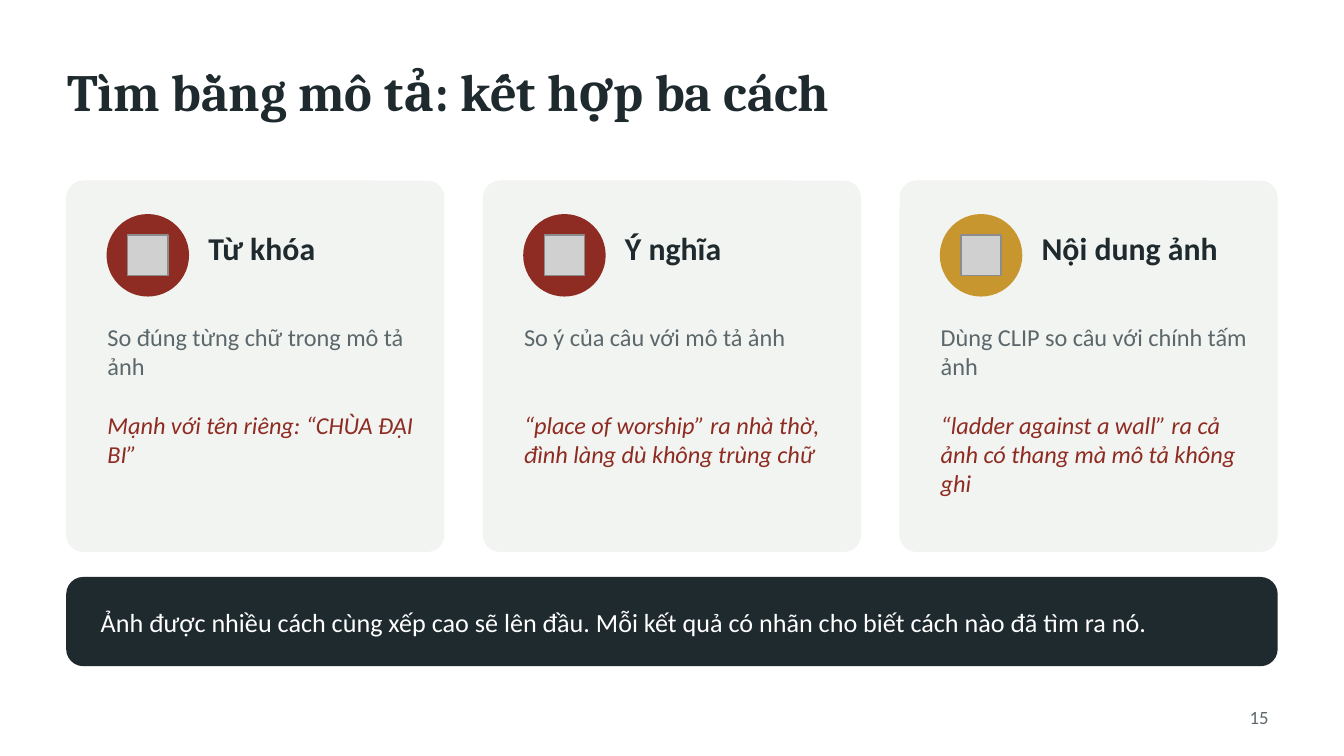
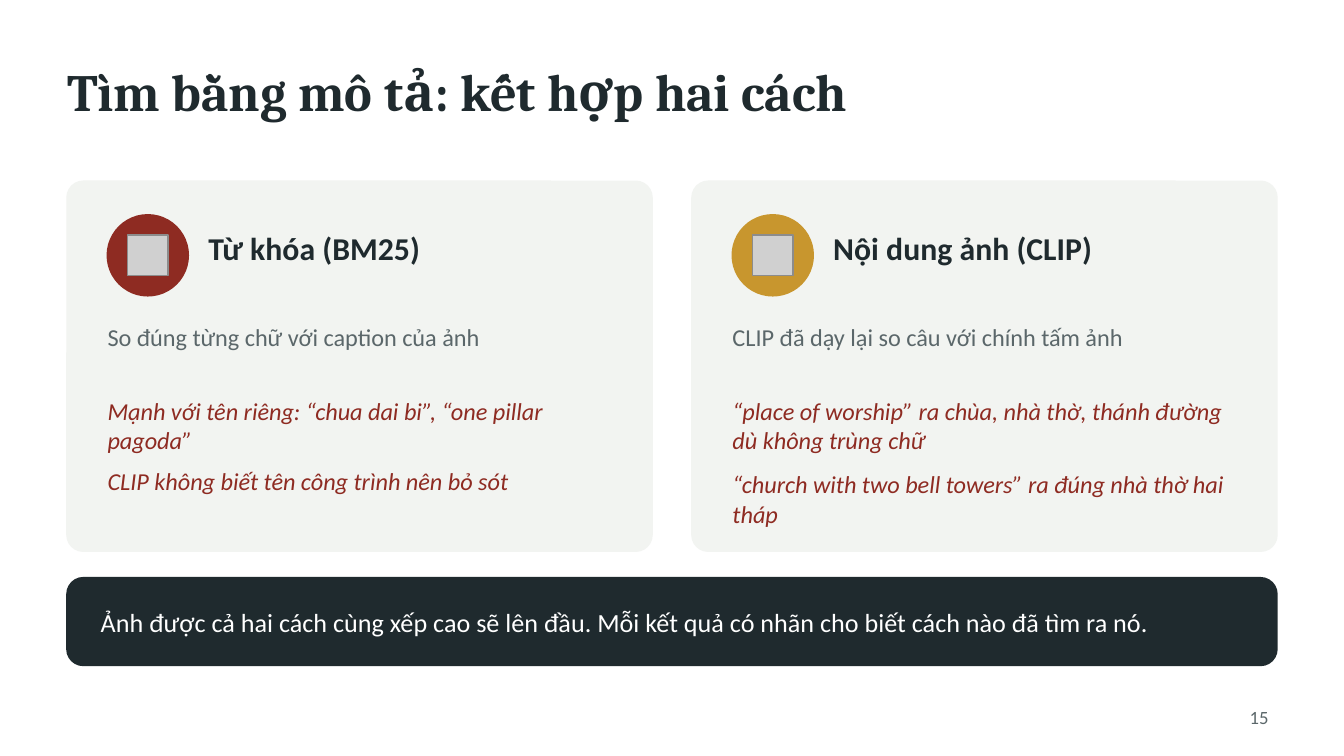
Before and after one commit to DuyLuanVo/KIS-AAI-DM-Master, a slide deck: slide 15 of reports/ThuyetTrinh_KIS_CLIP.pptx. Drawn at 1344x756 pixels with LibreOffice and Linux fonts; fonts in the diff are those of the drawing; grey boxes stand for pictures. Boxes give left, top, right and bottom in pixels: in the first picture for what was removed or moved away, otherwise in the second. Text is boxed around its words. In the diff, an @@ line names an element or a change of style, - is before the commit and + after.

Commit message:
refactor: drop semantic caption branch, search by keyword + CLIP
- Text search now fuses two branches with RRF: BM25 over captions and
  CLIP text->image. Remove the sentence-transformer caption embedder,
  the "caption" vector, mode "semantic" and TEXT_MODEL.
- Existing collections that still hold a "caption" vector keep working.
- Frontend: remove the semantic option and badge, show CLIP score.
- Docs, paper and slides updated to the two-branch design; slides
  reworked (system flow, data cleaning, cross-check, data split).

```diff
--- a/reports/ThuyetTrinh_KIS_CLIP.pptx
+++ b/reports/ThuyetTrinh_KIS_CLIP.pptx
@@ title at [67, 73, 847, 112]: text changed @@
-Tìm bằng mô tả: kết hợp ba cách
+Tìm bằng mô tả: kết hợp hai cách
@@ rounded rectangle: place and size @@
-rounded rectangle at [67, 181, 444, 551]
+rounded rectangle at [67, 181, 652, 551]
@@ rounded rectangle removed at [484, 181, 860, 551] @@
@@ rounded rectangle: place and size @@
-rounded rectangle at [900, 181, 1277, 551]
+rounded rectangle at [692, 181, 1277, 551]
@@ text at [208, 236, 420, 265]: text changed @@
-Từ khóa
+Từ khóa (BM25)
@@ ellipse removed at [524, 215, 605, 296] @@
@@ picture removed at [544, 235, 585, 276] @@
@@ text removed at [625, 233, 722, 266] @@
-Ý nghĩa
@@ ellipse: place and size @@
-ellipse at [941, 215, 1021, 296]
+ellipse at [732, 215, 813, 296]
@@ picture: place and size @@
-picture at [961, 235, 1001, 276]
+picture at [753, 235, 793, 276]
@@ text at [833, 236, 1092, 266]: text changed @@
-Nội dung ảnh
+Nội dung ảnh (CLIP)
@@ text at [108, 329, 479, 350]: text changed @@
-So đúng từng chữ trong mô tả ảnh
+So đúng từng chữ với caption của ảnh
@@ text removed at [524, 329, 785, 350] @@
-So ý của câu với mô tả ảnh
@@ text at [732, 328, 1122, 350]: text changed @@
-Dùng CLIP so câu với chính tấm ảnh
+CLIP đã dạy lại so câu với chính tấm ảnh
@@ text at [108, 402, 543, 494]: text changed @@
-Mạnh với tên riêng: “CHÙA ĐẠI BI”
+Mạnh với tên riêng: “chua dai bi”, “one pillar pagoda”
+CLIP không biết tên công trình nên bỏ sót
@@ text removed at [524, 416, 819, 467] @@
-“place of worship” ra nhà thờ, đình làng dù không trùng chữ
@@ text at [732, 402, 1223, 527]: text changed @@
-“ladder against a wall” ra cả ảnh có thang mà mô tả không ghi
+“place of worship” ra chùa, nhà thờ, thánh đường dù không trùng chữ
+“church with two bell towers” ra đúng nhà thờ hai tháp
@@ text at [101, 610, 1147, 637]: text changed @@
-Ảnh được nhiều cách cùng xếp cao sẽ lên đầu. Mỗi kết quả có nhãn cho biết cách nào đã tìm ra nó.
+Ảnh được cả hai cách cùng xếp cao sẽ lên đầu. Mỗi kết quả có nhãn cho biết cách nào đã tìm ra nó.
```
Also in this commit, not shown: 7 other slides changed, 1 slide added, 2 slides removed, 16 other files.
